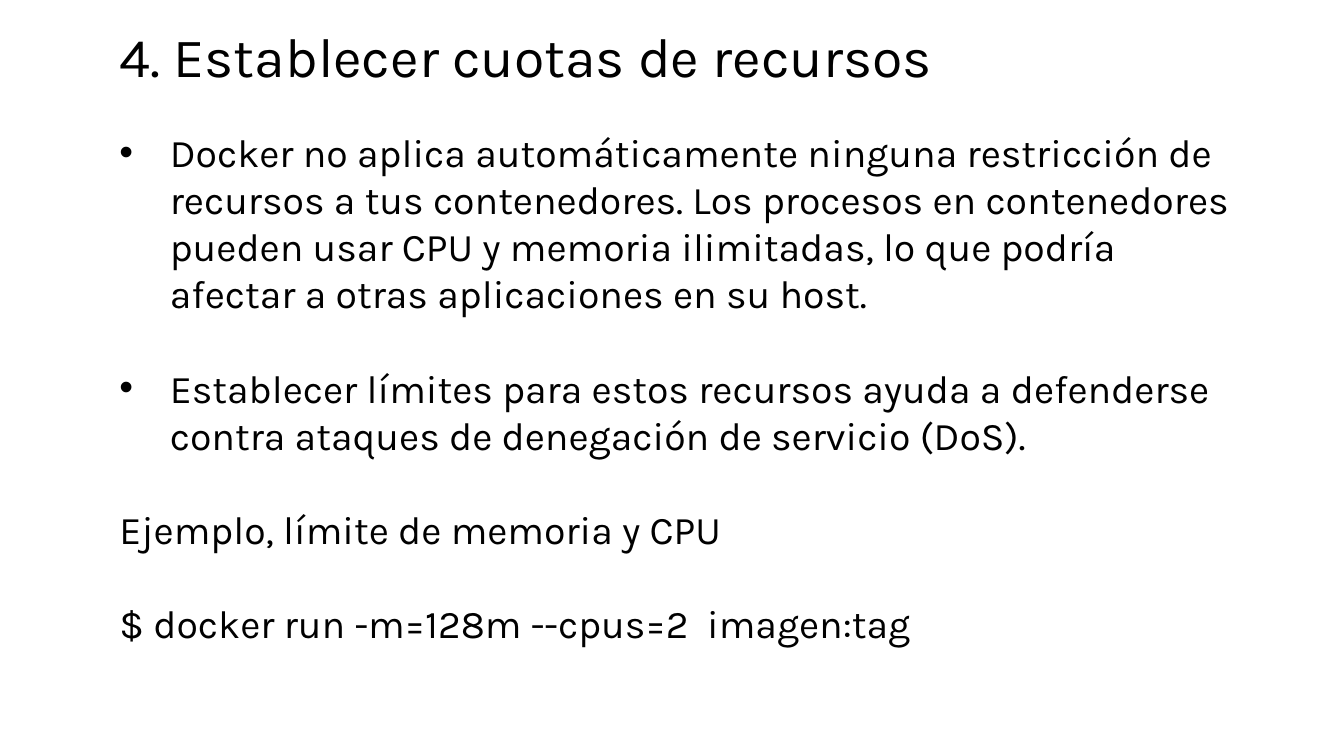
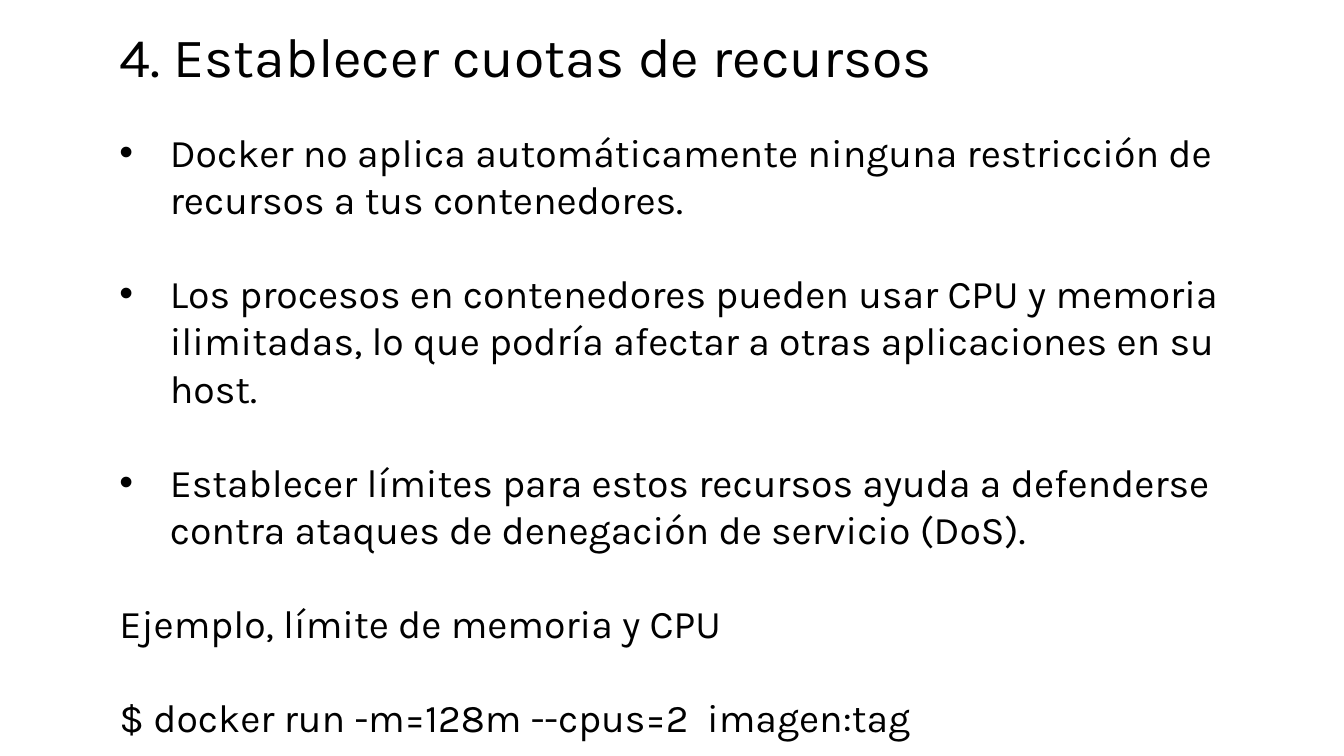
Before and after one commit to jpaniorte/docker25, a slide deck: slide 5 of ppt/6_container_security.pptx (slide 4 before the commit). Drawn at 1344x756 pixels with LibreOffice and Linux fonts; fonts in the diff are those of the drawing. Boxes give left, top, right and bottom in pixels: in the first picture for what was removed or moved away, otherwise in the second. Text is boxed around its words. In the diff, an @@ line names an element or a change of style, - is before the commit and + after.

```diff
--- a/ppt/6_container_security.pptx
+++ b/ppt/6_container_security.pptx
@@ text at [170, 137, 1218, 404]: text changed @@
-• Docker no aplica automáticamente ninguna restricción de recursos a tus contenedores. Los procesos en contenedores pueden usar CPU y memoria ilimitadas, lo que podría afectar a otras aplicaciones en su host.
+• Docker no aplica automáticamente ninguna restricción de recursos a tus contenedores.
+• Los procesos en contenedores pueden usar CPU y memoria ilimitadas, lo que podría afectar a otras aplicaciones en su host.
```
Also in this commit, not shown: 6 other slides changed, 1 slide added, 3 other files.
